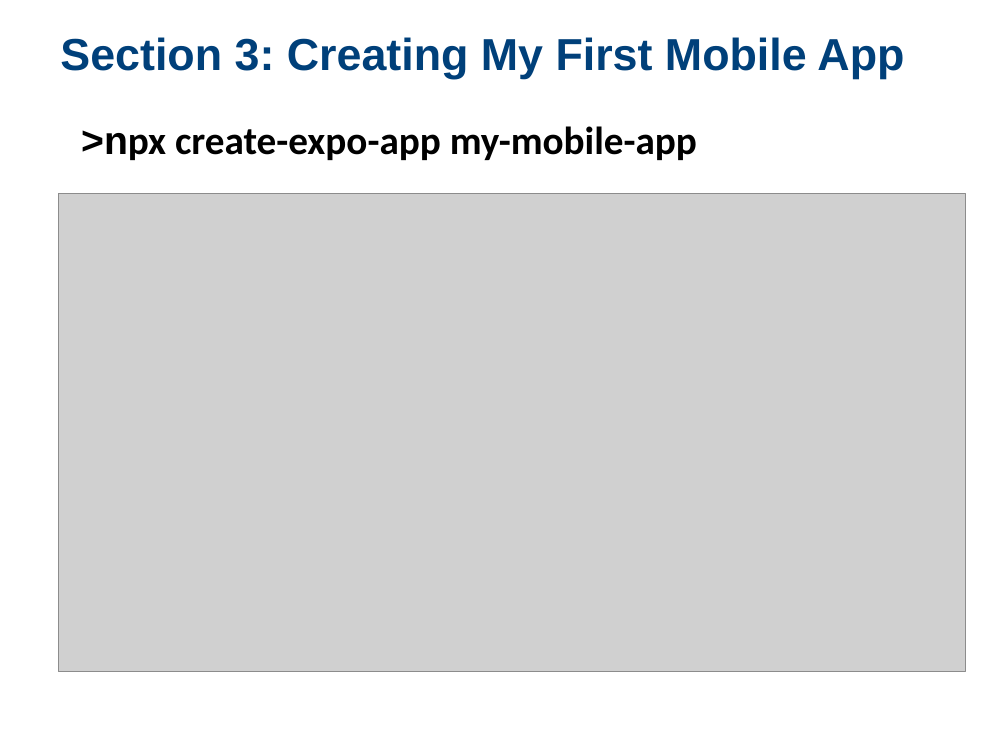
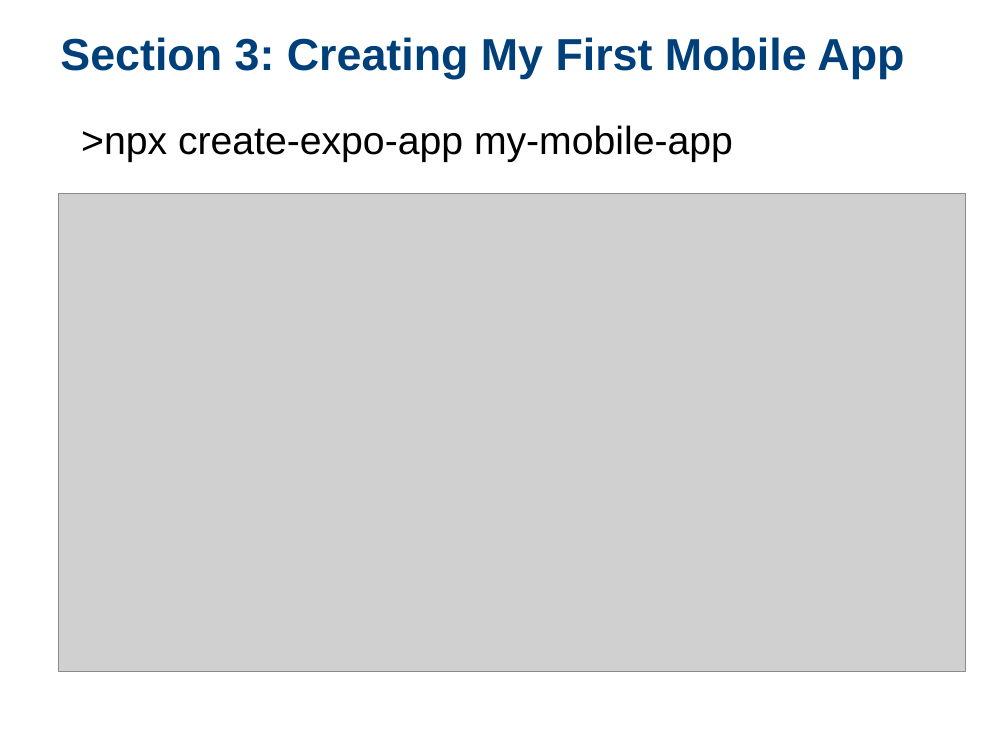
Before and after one commit to samchung0117/sigite2023-example, a slide deck: slide 16 of 02 HOS/ACM SIGITE 2023 HOS.pptx. Drawn at 1008x756 pixels with LibreOffice and Linux fonts; fonts in the diff are those of the drawing; grey boxes stand for pictures; background and template pictures are left out. Boxes give left, top, right and bottom in pixels: in the first picture for what was removed or moved away, otherwise in the second. Text is boxed around its words. In the diff, an @@ line names an element or a change of style, - is before the commit and + after.

```diff
--- a/02 HOS/ACM SIGITE 2023 HOS.pptx
+++ b/02 HOS/ACM SIGITE 2023 HOS.pptx
@@ text ">npx create-expo-app my-mobile-app" at <box>81,125,733,162</box>: font Calibri to Arial, bold off @@
```
Also in this commit, not shown: 7 other slides changed.
